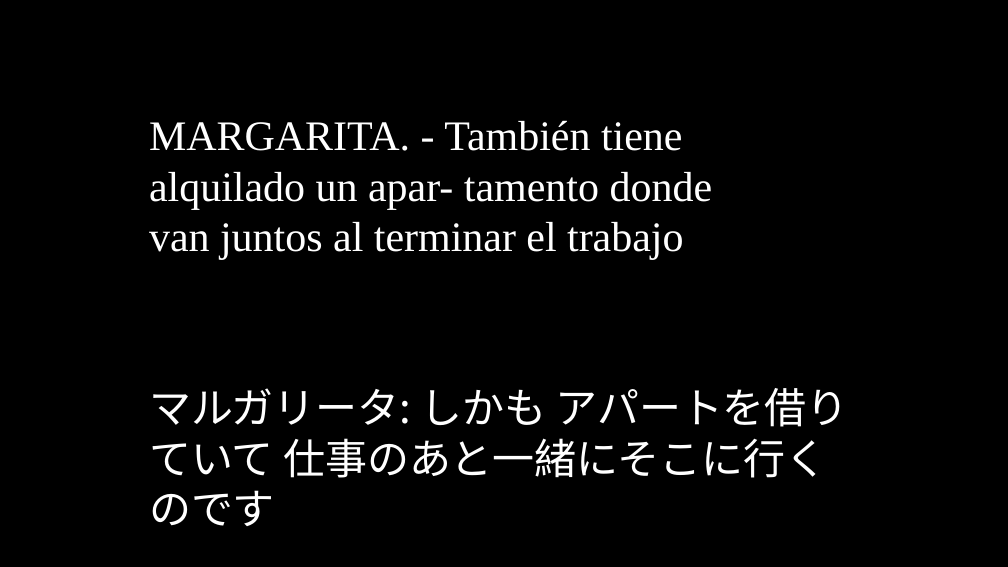
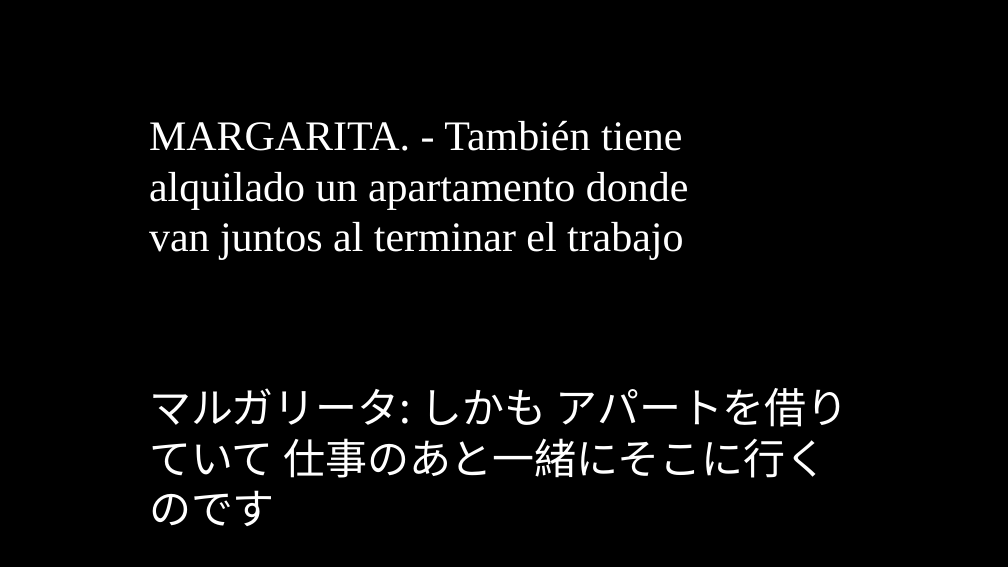
Before and after one commit to oulcggc/lang-drama-caption, a slide deck: slide 87 of complete-cap.pptx. Drawn at 1008x567 pixels with LibreOffice and Linux fonts; fonts in the diff are those of the drawing. Boxes give left, top, right and bottom in pixels: in the first picture for what was removed or moved away, otherwise in the second. Text is boxed around its words. In the diff, an @@ line names an element or a change of style, - is before the commit and + after.

```diff
--- a/complete-cap.pptx
+++ b/complete-cap.pptx
@@ text at (x1=149, y1=120, x2=689, y2=259): text changed @@
-MARGARITA. - También tiene alquilado un apar- tamento donde van juntos al terminar el trabajo
+MARGARITA. - También tiene alquilado un apartamento donde van juntos al terminar el trabajo
```
Also in this commit, not shown: 10 other slides changed.
